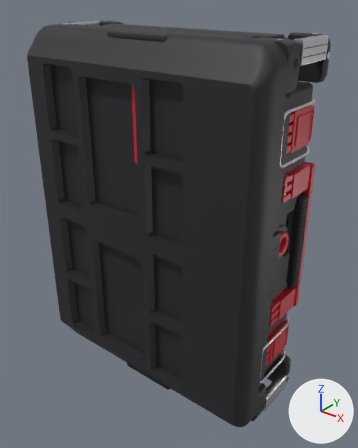
What one commit did to the glTF model kufry_milwaukee_opravy/modely/4932464080.glb.
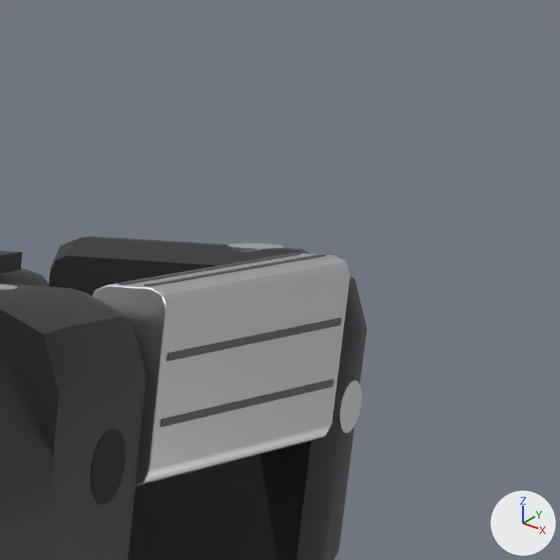
The first picture shows the older version from a 50 mm camera at (461.0, -543.0, 336.0) aimed at (19.0, 11.0, -7.0). The close-ups show the older and then the newer version on the part from 79% to 100% of the width and 0% to 17% of the height of that picture. Only the edits that show in the close-ups are written down. Arrows for +X, +Y and +Z are at lower right; the lights stay in place. Where no turn or scale is listed for an object, it has been applied to the vertices. Vertices at exactly the same position are counted once.

Objects in the first close-up: 'krytka_dolni_pP', 'krytka_horni_pP', 'sroub_dolni_x_pP', 'sroub_horni_x_pP', 'tyc_hlinik_pP', 'tyc_zebro_x_pP', 'tyc_zebro_x_pP.001', 'tyc_zebro_y_pP', 'tyc_zebro_y_pP.001', 'vicko_plast' and 4 more.
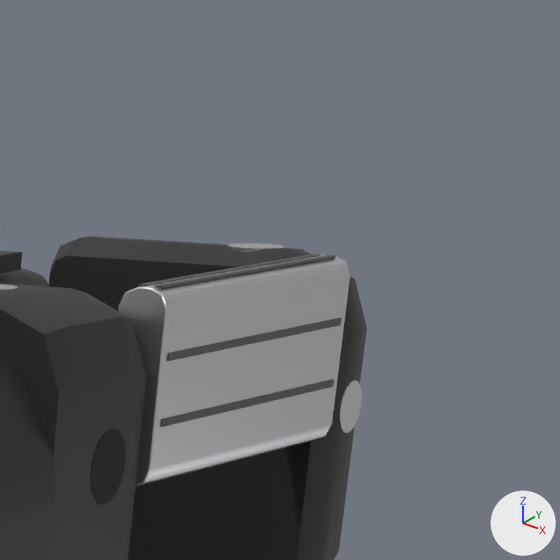
Pixel boxes (x1, y1, x2, y2) of what changed, in the close-ups (560 x 560 px; the box of a moved part takes in the faces that stretch with it):
'tyc_hlinik_pP', reshaped (10% narrower): before (93, 253, 350, 487); after (118, 255, 350, 487)
'tyc_zebro_y_pP.001', moved: before (144, 254, 326, 286); after (154, 255, 336, 289)
'tyc_zebro_y_pP', moved: before (118, 253, 301, 285); after (138, 254, 320, 287)
part 1 of me_tyc_hlinik_pp, moved or reshaped: before (93, 253, 334, 481); after (118, 255, 325, 481)

What the commit changed:
me_tyc_hlinik_pp is used by ob_tyc_hlinik_pp; location (0.0, 0.0, 0.0).
me_tyc_hlinik_pp had 48 vertices, 92 faces and spanned x 192.0..205.0, y -1.5..65.5, z 251.0..280.0.
me_tyc_hlinik_pp now has 48 vertices, 92 faces and spans x 197.0..205.0, y -1.5..65.5, z 251.0..280.0.
me_tyc_hlinik_pp part 1: all 24 vertices in x 192.0..195.0, y -1.5..65.5, z 251.0..280.0 are moved by (5.0, 0.0, 0.0).
me_tyc_zebro_y_pp is used by ob_tyc_zebro_y_pp; location (0.0, 0.0, 0.0).
me_tyc_zebro_y_pp had 16 vertices, 28 faces and spanned x 195.7..196.9, y 0.5..63.5, z 279.7..280.2.
me_tyc_zebro_y_pp now has 16 vertices, 28 faces and spans x 199.0..200.2, y 0.5..63.5, z 279.7..280.2.
me_tyc_zebro_y_pp part 2: the whole mesh is moved by (3.4, 0.0, 0.0).
me_tyc_zebro_y_pp_001 is used by ob_tyc_zebro_y_pp_001; location (0.0, 0.0, 0.0).
me_tyc_zebro_y_pp_001 had 16 vertices, 28 faces and spanned x 200.0..201.2, y 0.5..63.5, z 279.7..280.2.
me_tyc_zebro_y_pp_001 now has 16 vertices, 28 faces and spans x 201.7..202.9, y 0.5..63.5, z 279.7..280.2.
me_tyc_zebro_y_pp_001 part 3: the whole mesh is moved by (1.7, 0.0, 0.0).
